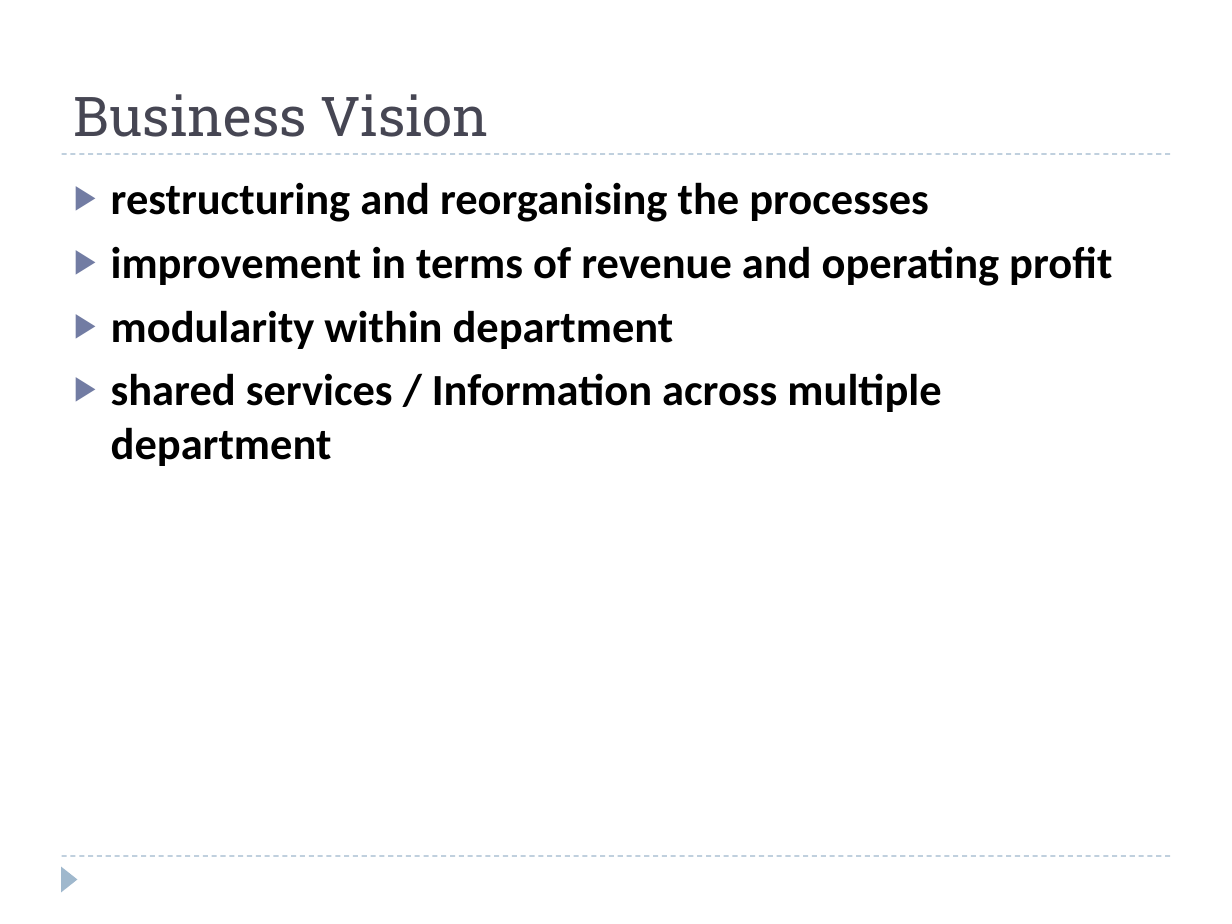
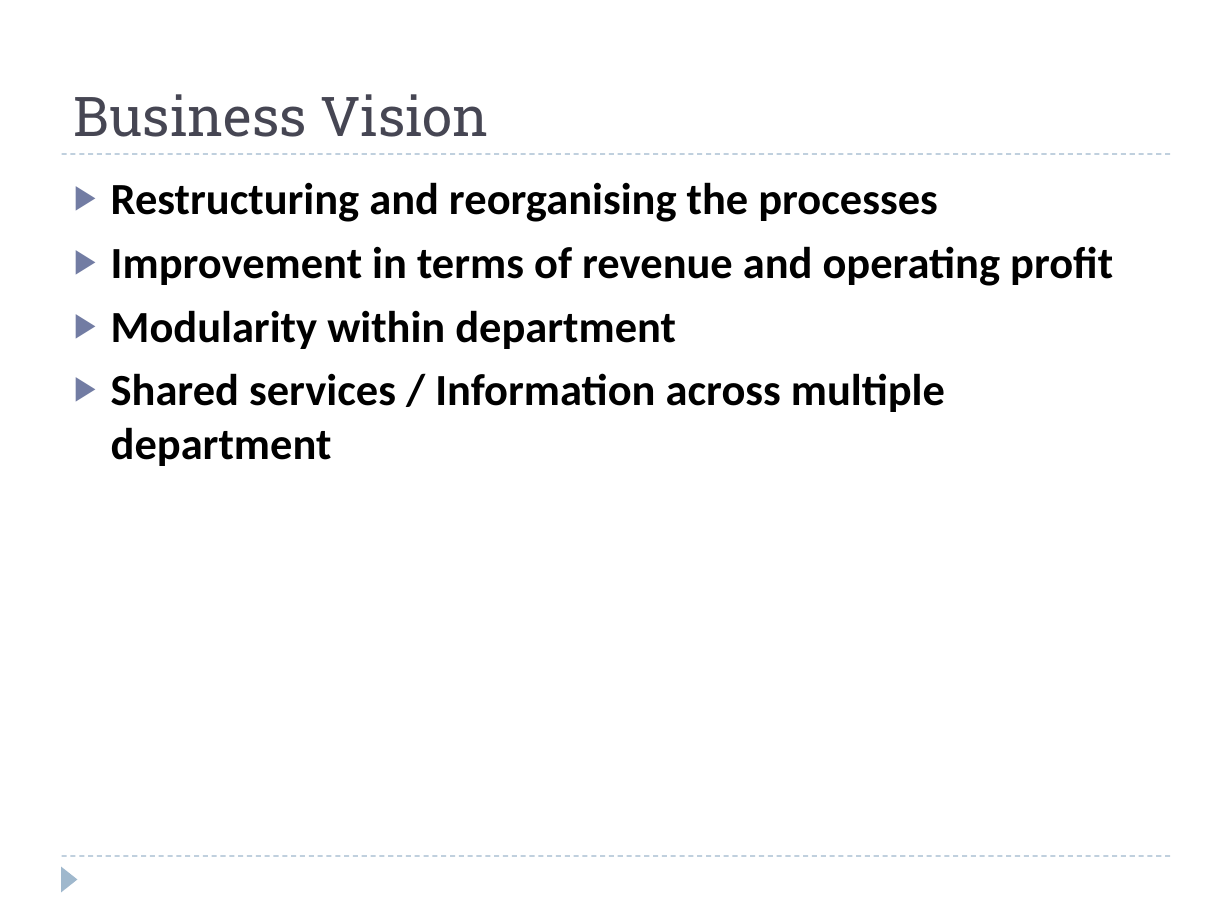
Before and after one commit to windieccf/t1-shipping, a slide deck: slide 5 of Enterprise Architech Presentation.pptx. Drawn at 1232x924 pixels with LibreOffice and Linux fonts; fonts in the diff are those of the drawing. Boxes give left, top, right and bottom in pixels: in the first picture for what was removed or moved away, otherwise in the second. Text is boxed around its words. In the diff, an @@ line names an element or a change of style, - is before the commit and + after.

```diff
--- a/Enterprise Architech Presentation.pptx
+++ b/Enterprise Architech Presentation.pptx
@@ text at bbox=[111, 182, 1113, 466]: text changed @@
-▶ restructuring and reorganising the processes
-▶ improvement in terms of revenue and operating profit
-▶ modularity within department
-▶ shared services / Information across multiple department
+▶ Restructuring and reorganising the processes
+▶ Improvement in terms of revenue and operating profit
+▶ Modularity within department
+▶ Shared services / Information across multiple department
```
Also in this commit, not shown: 6 other slides changed, 3 slides added, 1 slide removed.
